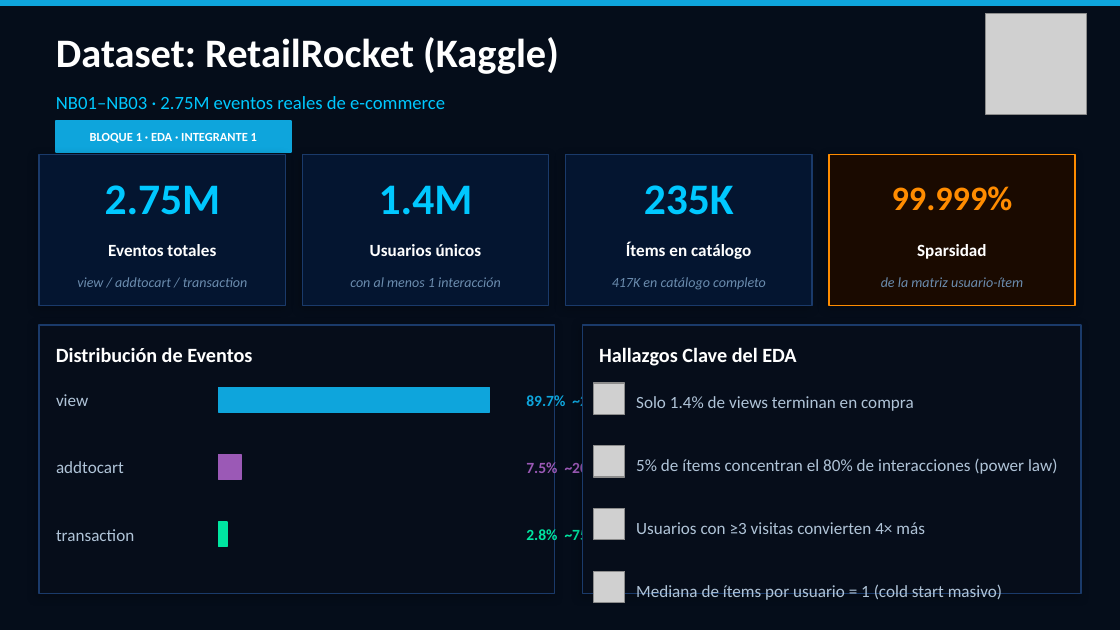
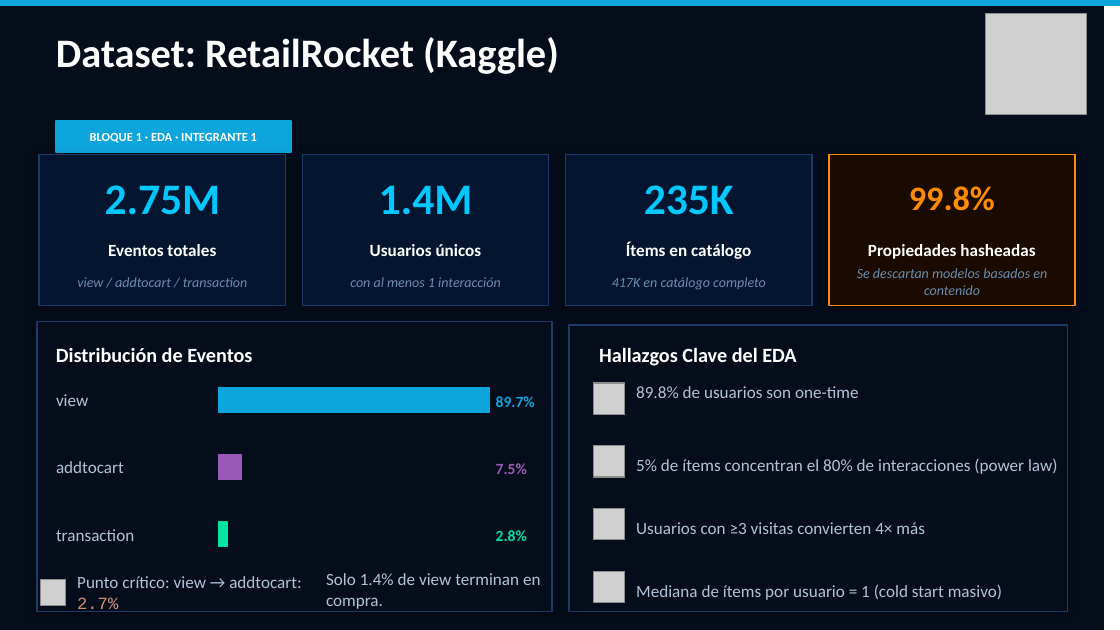
Before and after one commit to JacquetAlexis23/Nexus-RecSys, a slide deck: slide 3 of presentacion/nexus_tecnico_v2.pptx. Drawn at 1120x630 pixels with LibreOffice and Linux fonts; fonts in the diff are those of the drawing; grey boxes stand for pictures. Boxes give left, top, right and bottom in pixels: in the first picture for what was removed or moved away, otherwise in the second. Text is boxed around its words. In the diff, an @@ line names an element or a change of style, - is before the commit and + after.

```diff
--- a/presentacion/nexus_tecnico_v2.pptx
+++ b/presentacion/nexus_tecnico_v2.pptx
@@ rectangle: place and size @@
-rectangle at box(0, 0, 1120, 629)
+rectangle at box(0, 6, 1103, 630)
@@ text removed at box(56, 96, 445, 109) @@
-NB01–NB03 · 2.75M eventos reales de e-commerce
@@ text at box(909, 186, 995, 211): text changed @@
-99.999%
+99.8%
@@ text at box(857, 268, 1047, 295): text changed @@
-de la matriz usuario-ítem
+Se descartan modelos basados en contenido
@@ text at box(868, 244, 1035, 259): text changed @@
-Sparsidad
+Propiedades hasheadas
@@ rectangle: place and size @@
-rectangle at box(39, 325, 554, 594)
+rectangle at box(37, 321, 552, 612)
@@ rectangle: place and size @@
-rectangle at box(582, 325, 1081, 594)
+rectangle at box(569, 325, 1067, 612)
@@ text at box(636, 386, 859, 398): text changed @@
-Solo 1.4% de views terminan en compra
+89.8% de usuarios son one-time
@@ text at box(496, 396, 535, 407): text changed @@
-89.7% ~2.46M
+89.7%
@@ text at box(496, 463, 527, 474): text changed @@
-7.5% ~200K
+7.5%
@@ text at box(496, 530, 527, 541): text changed @@
-2.8% ~75K
+2.8%
@@ picture added at box(40, 580, 66, 606) @@
@@ text added at box(77, 576, 301, 612), 11 pt, text #B0C4D8 @@
+Punto crítico: view → addtocart: 2.7%
@@ text added at box(326, 573, 541, 609), 11 pt, text #B0C4D8 @@
+Solo 1.4% de view terminan en compra.
```
Also in this commit, not shown: 4 other slides changed.
